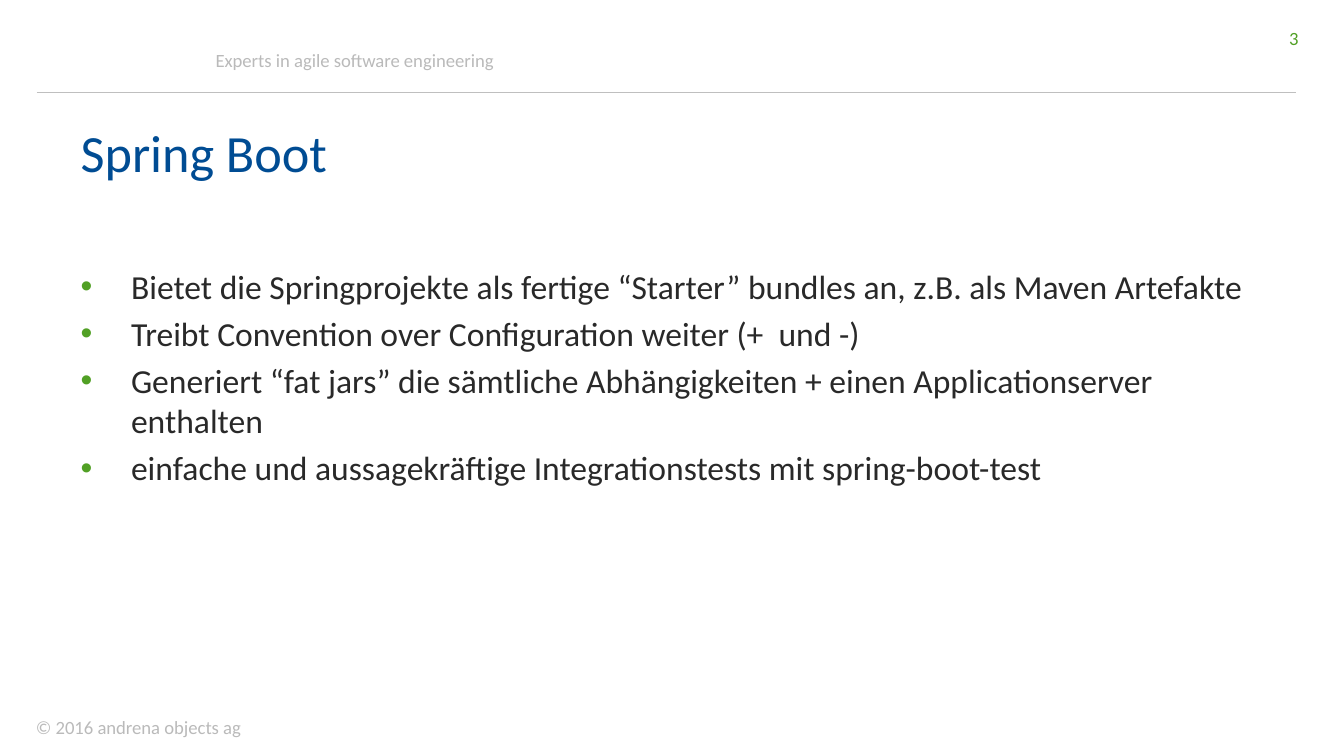
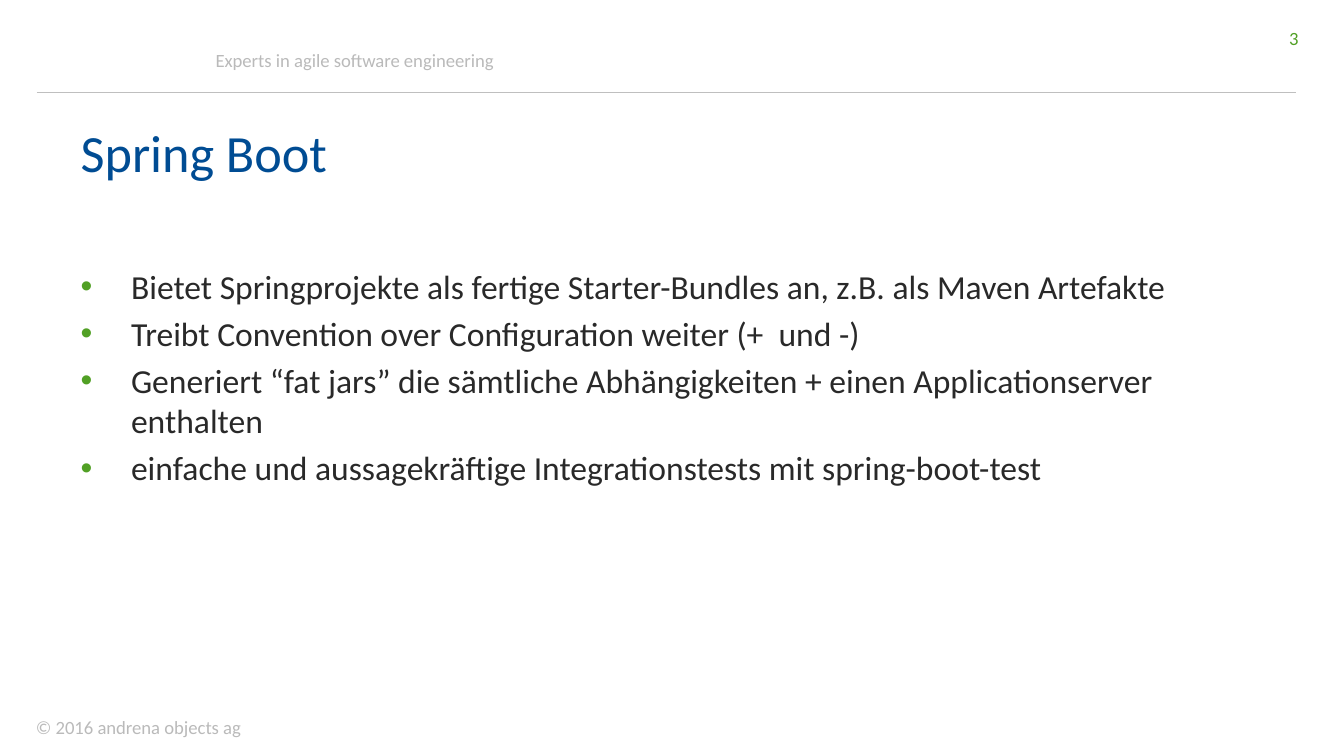
Before and after one commit to stklqt/oop-springboot-springdata-server, a slide deck: slide 3 of slides.pptx. Drawn at 1344x756 pixels with LibreOffice and Linux fonts; fonts in the diff are those of the drawing; background and template pictures are left out. Boxes give left, top, right and bottom in pixels: in the first picture for what was removed or moved away, otherwise in the second. Text is boxed around its words. In the diff, an @@ line names an element or a change of style, - is before the commit and + after.

```diff
--- a/slides.pptx
+++ b/slides.pptx
@@ text at <box>131,275,1165,305</box>: text changed @@
-• Bietet die Springprojekte als fertige “Starter” bundles an, z.B. als Maven Artefakte
+• Bietet Springprojekte als fertige Starter-Bundles an, z.B. als Maven Artefakte
```
Also in this commit, not shown: 1 other slide changed, 1 other file.
